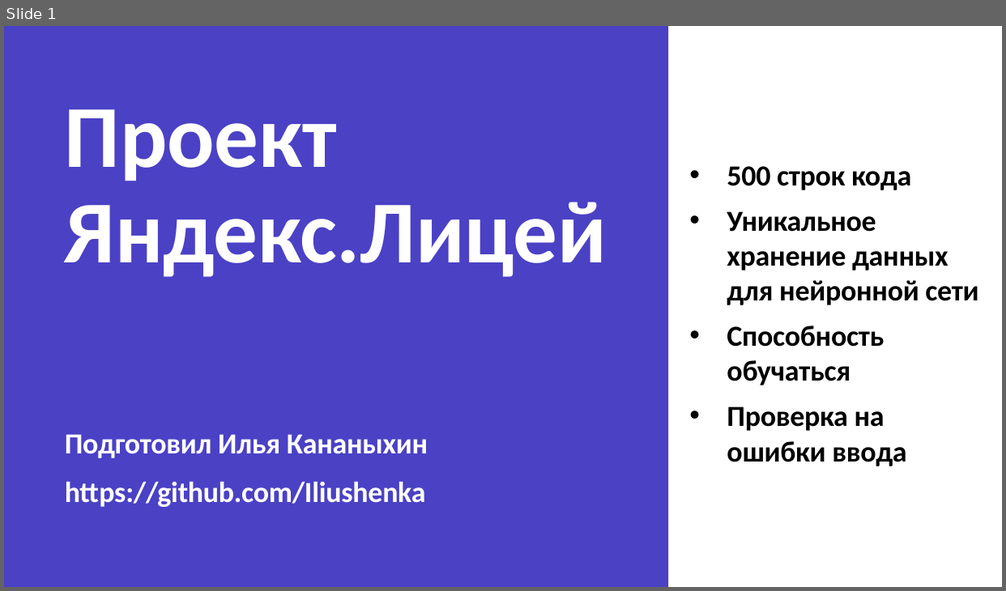
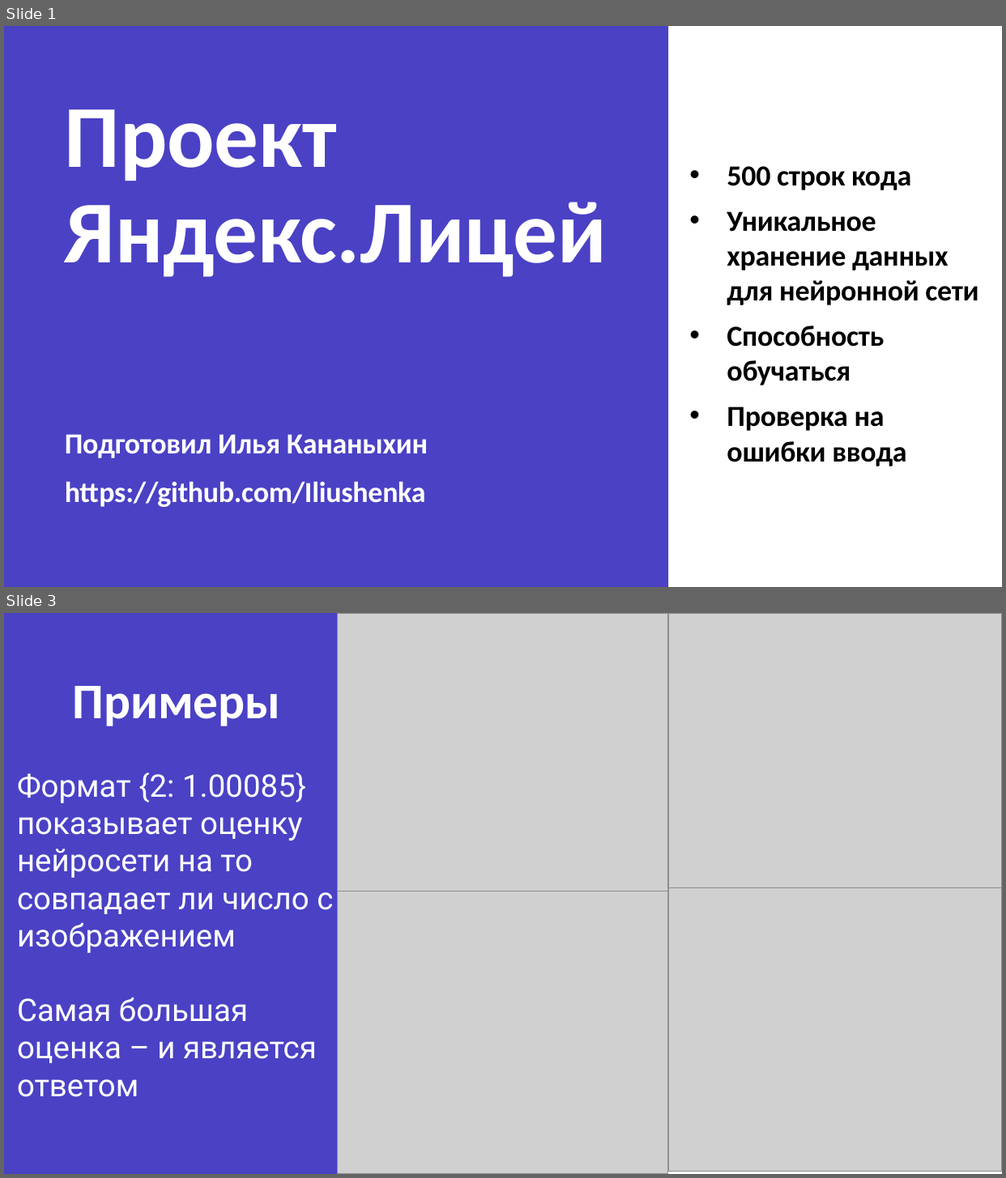
Before and after one commit to Iliushenka/Yandex_Project_1, a slide deck: Project.pptx. Shown one above the other, each under a label of ours: slide 1 before the commit, slides 1 and 3 after it; the slides between them are not shown. The pictures are 1006x591 and 1006x1178 pixels, drawn with LibreOffice and Linux fonts; fonts in the diff are those of the drawing; grey boxes stand for pictures. Boxes give left, top, right and bottom in pixels: in the first picture for what was removed or moved away, otherwise in the second. Text is boxed around its words. In the diff, an @@ line names an element or a change of style, - is before the commit and + after.

```diff
--- a/Project.pptx
+++ b/Project.pptx
@@ slide 3 added at (4, 613, 1002, 1174), background #FFFFFF @@
@@ rectangle added at (4, 613, 338, 1174), fill #4A41C5 @@
@@ picture added at (338, 613, 669, 894) @@
@@ picture added at (669, 613, 1002, 894) @@
@@ title added at (73, 686, 280, 726), 48 pt, text #FFFFFF, bold @@
+Примеры
@@ text added at (17, 773, 333, 1063), 30 pt, text #FFFFFF @@
+Формат {2: 1.00085}
+показывает оценку нейросети на то совпадает ли число с изображением
+Самая большая оценка – и является ответом
@@ picture added at (338, 891, 669, 1174) @@
@@ picture added at (668, 888, 1002, 1171) @@
```
Also in this commit, not shown: 1 slide changed, 2 other files.
